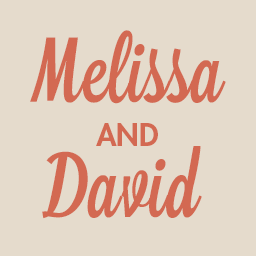
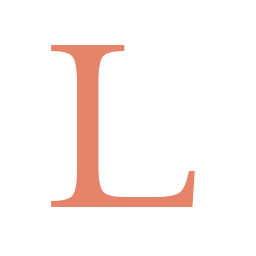
Layered file, before and after one edit (256px x 256px). Changes by layer:
hid group "Group 1" (3 layers) over (29, 30, 226, 219)
renamed "Melissa" to "melissa", painted on it over (29, 30, 226, 104)
renamed "AND" to "and", painted on it over (96, 123, 158, 146)
renamed "David" to "david", painted on it over (42, 146, 202, 219)
renamed "M+D" to "L", showed it, painted on it over (18, 45, 233, 207)
hid "Layer 1" over (0, 0, 256, 256)
